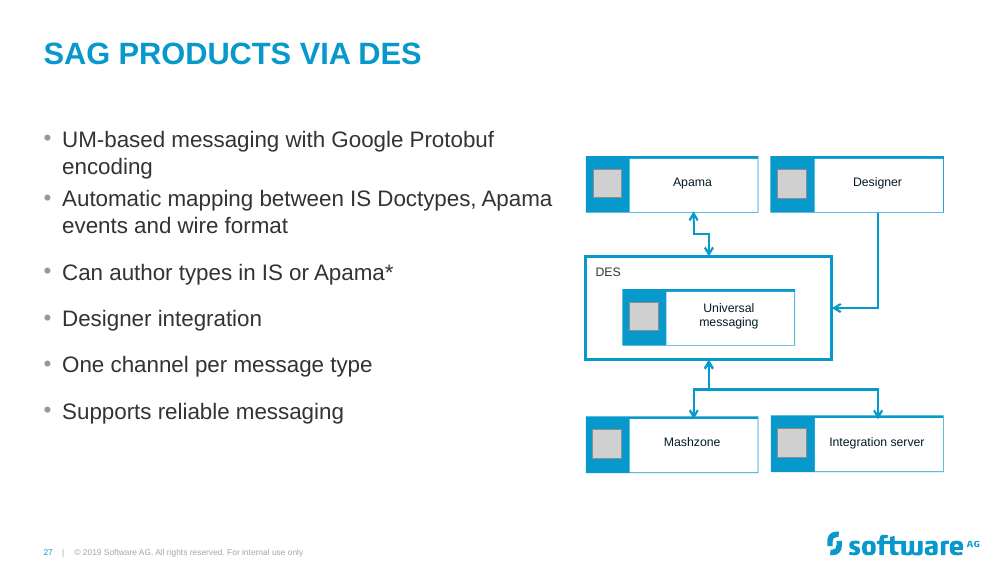
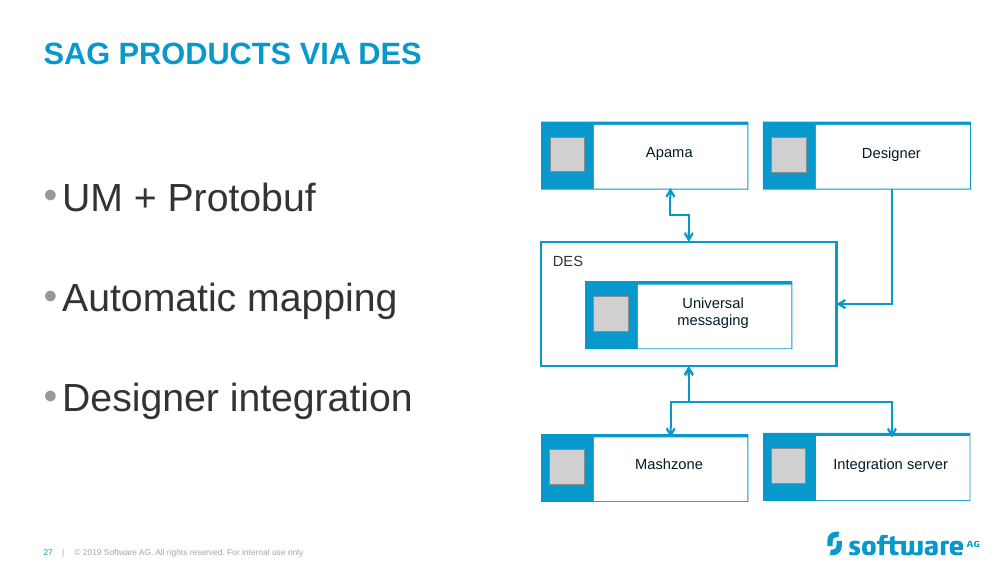
Before and after one commit to Cumulocity-IoT/apama-streaming-analytics-intro-training, a slide deck: slide 27 of Apama GAP Training.pptx. Drawn at 1008x567 pixels with LibreOffice and Linux fonts; fonts in the diff are those of the drawing; grey boxes stand for pictures; background and template pictures are left out. Boxes give left, top, right and bottom in pixels: in the first picture for what was removed or moved away, otherwise in the second. Text is boxed around its words. In the diff, an @@ line names an element or a change of style, - is before the commit and + after.

```diff
--- a/Apama GAP Training.pptx
+++ b/Apama GAP Training.pptx
@@ rectangle: place and size @@
-rectangle at [586, 156, 758, 213]
+rectangle at [541, 122, 749, 190]
@@ picture: place and size @@
-picture at [593, 169, 622, 199]
+picture at [550, 137, 585, 171]
@@ rectangle: place and size @@
-rectangle at [630, 159, 758, 213]
+rectangle at [594, 125, 747, 188]
@@ size 8.8 to 10.6 pt in 6 elements at [677, 297, 748, 328], [833, 458, 948, 472], [553, 255, 583, 266], [862, 147, 921, 161], [635, 458, 703, 469], [646, 147, 693, 160] @@
@@ text "Apama": place and size @@
-text "Apama" at [673, 177, 712, 189]
+text "Apama" at [646, 147, 693, 160]
@@ rectangle: place and size @@
-rectangle at [770, 156, 943, 213]
+rectangle at [763, 122, 971, 190]
@@ picture: place and size @@
-picture at [778, 169, 807, 199]
+picture at [772, 138, 806, 172]
@@ rectangle: place and size @@
-rectangle at [814, 159, 942, 213]
+rectangle at [815, 125, 970, 188]
@@ text "Designer": place and size @@
-text "Designer" at [853, 177, 902, 189]
+text "Designer" at [862, 147, 921, 161]
@@ text at [62, 182, 397, 319]: text changed; size 16 to 28 pt @@
-• UM-based messaging with Google Protobuf encoding
-• Automatic mapping between IS Doctypes, Apama events and wire format
-• Can author types in IS or Apama*
+• UM + Protobuf
+• Automatic mapping
@@ elbow double arrow moved from (694, 212) - (709, 256) to (670, 188) - (688, 242) @@
@@ elbow arrow moved from (878, 213) - (832, 308) to (892, 190) - (837, 304) @@
@@ rectangle: place and size @@
-rectangle at [586, 256, 832, 360]
+rectangle at [541, 242, 837, 366]
@@ text "DES": place and size @@
-text "DES" at [596, 267, 621, 276]
+text "DES" at [553, 255, 583, 266]
@@ rectangle: place and size @@
-rectangle at [623, 289, 795, 346]
+rectangle at [585, 281, 792, 349]
@@ picture: place and size @@
-picture at [630, 302, 659, 331]
+picture at [594, 297, 628, 332]
@@ rectangle: place and size @@
-rectangle at [666, 292, 794, 346]
+rectangle at [638, 284, 791, 348]
@@ text "Universal messaging": place and size @@
-text "Universal messaging" at [699, 303, 758, 329]
+text "Universal messaging" at [677, 297, 748, 328]
@@ text at [62, 355, 372, 424]: paragraphs removed @@
-• One channel per message type
-• Supports reliable messaging
@@ text at [62, 382, 413, 419]: size 16 to 28 pt in "Designer integration"; line spacing 1.5 to 2 @@
@@ elbow double arrow moved from (709, 360) - (694, 419) to (688, 366) - (670, 437) @@
@@ elbow double arrow moved from (878, 419) - (709, 360) to (892, 437) - (688, 366) @@
@@ rectangle: place and size @@
-rectangle at [586, 416, 758, 473]
+rectangle at [541, 434, 749, 502]
@@ rectangle: place and size @@
-rectangle at [630, 419, 758, 473]
+rectangle at [594, 437, 747, 501]
@@ text "Mashzone": place and size @@
-text "Mashzone" at [664, 437, 720, 446]
+text "Mashzone" at [635, 458, 703, 469]
@@ rectangle: place and size @@
-rectangle at [771, 415, 943, 472]
+rectangle at [763, 433, 971, 501]
@@ picture: place and size @@
-picture at [778, 428, 807, 458]
+picture at [771, 449, 805, 483]
@@ text "Integration server": place and size @@
-text "Integration server" at [829, 437, 925, 449]
+text "Integration server" at [833, 458, 948, 472]
@@ rectangle: place and size @@
-rectangle at [814, 418, 942, 472]
+rectangle at [816, 436, 970, 500]
@@ picture: place and size @@
-picture at [593, 429, 622, 459]
+picture at [549, 450, 584, 484]
```
Also in this commit, not shown: 20 other slides changed, 2 slides added.
